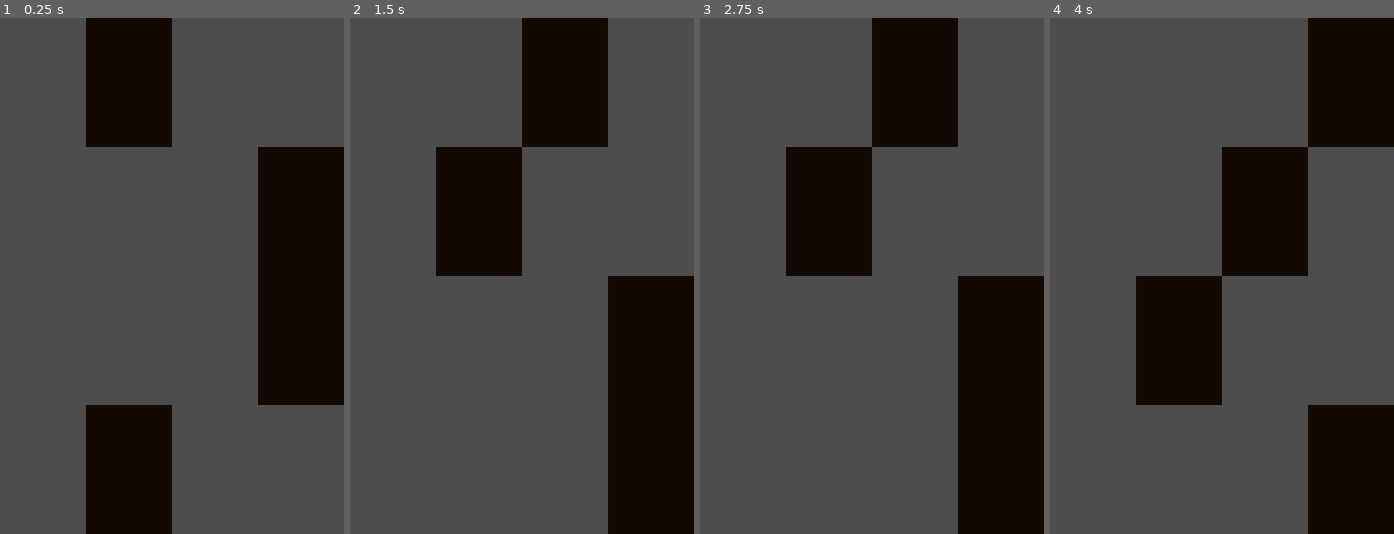
Above: before the commit, frames 1-4 (left to right).
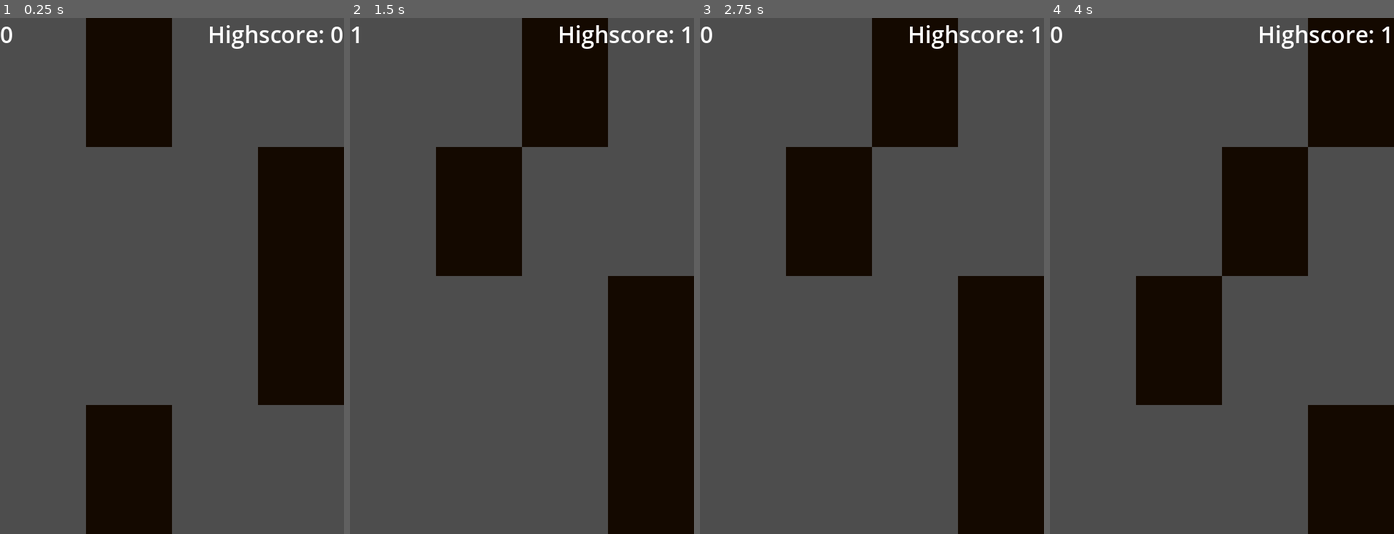
Above: after the commit, the same moments.

Repository: mariusz-tang/godot-piano-tiles
Game: Godot game, scene res://scenes/main.tscn
The game is run twice, just before and just after one commit, with the same random seed, the same clock (stepped at 60 frames per second) and the same inputs.
Inputs:
- Up to frame 1 (0.25 s): no input
- Up to frame 2 (1.5 s): tap Enter at 0.5 s; tap D (tile_1) at 0.6 s; tap Space at 1.25 s; tap F (tile_2) at 1.35 s
- Up to frame 3 (2.75 s): tap Enter at 2 s; tap J (tile_3) at 2.1 s
- Up to frame 4 (4 s): tap Space at 2.75 s; tap K (tile_4) at 2.85 s; tap Enter at 3.5 s; tap D (tile_1) at 3.6 s

The runs differ from the first frame. In frame 1, 0.6% of the frame differs, in the area x 0-100%, y 1-6%; in frame 2, 0.5%; in frame 3, 0.6%; in frame 4, 0.6%.

Commit message:
Add HUD

Diff:
--- /dev/null
+++ b/scenes/hud.tscn
@@ -0,0 +1,24 @@
+[gd_scene load_steps=2 format=3 uid="uid://ctvns6xnlrd4l"]
+
+[ext_resource type="Script" path="res://scripts/hud.gd" id="1_4caqb"]
+
+[node name="HUD" type="CanvasLayer" node_paths=PackedStringArray("score_label", "highscore_label")]
+script = ExtResource("1_4caqb")
+score_label = NodePath("ScoreLabel")
+highscore_label = NodePath("HighscoreLabel")
+
+[node name="ScoreLabel" type="Label" parent="."]
+offset_right = 40.0
+offset_bottom = 23.0
+theme_override_font_sizes/font_size = 32
+text = "0"
+
+[node name="HighscoreLabel" type="Label" parent="."]
+anchors_preset = 1
+anchor_left = 1.0
+anchor_right = 1.0
+offset_left = -40.0
+offset_bottom = 23.0
+grow_horizontal = 0
+theme_override_font_sizes/font_size = 32
+text = "Highscore: 0"
--- a/scenes/main.tscn
+++ b/scenes/main.tscn
@@ -1,8 +1,12 @@
-[gd_scene load_steps=3 format=3 uid="uid://fa0edikoop75"]
+[gd_scene load_steps=4 format=3 uid="uid://fa0edikoop75"]
 
 [ext_resource type="Script" path="res://scripts/main.gd" id="1_5pbcg"]
 [ext_resource type="PackedScene" uid="uid://bqie7hqdh176r" path="res://scenes/tile.tscn" id="2_jldo6"]
+[ext_resource type="PackedScene" uid="uid://ctvns6xnlrd4l" path="res://scenes/hud.tscn" id="3_6uwua"]
 
-[node name="Main" type="Node"]
+[node name="Main" type="Node" node_paths=PackedStringArray("_hud")]
 script = ExtResource("1_5pbcg")
+_hud = NodePath("HUD")
 _tile_scene = ExtResource("2_jldo6")
+
+[node name="HUD" parent="." instance=ExtResource("3_6uwua")]
--- /dev/null
+++ b/scripts/hud.gd
@@ -0,0 +1,10 @@
+class_name HUD
+extends CanvasLayer
+
+@export var score_label: Label
+@export var highscore_label: Label
+
+
+func update_scores(score: int, highscore: int) -> void:
+	score_label.text = str(score)
+	highscore_label.text = "Highscore: " + str(highscore)
--- a/scripts/main.gd
+++ b/scripts/main.gd
@@ -7,6 +7,7 @@
 const _TILE_WIDTH: int = 120
 const _TILE_ACTIONS: Array[String] = ["tile_1", "tile_2", "tile_3", "tile_4"]
 
+@export var _hud: HUD
 @export var _tile_scene: PackedScene
 
 var _tiles: Array[Tile] = []
@@ -15,12 +16,15 @@
 	get:
 		return _score
 	set(value):
-		score_changed.emit(value)
 		_score = value
+		_highscore = max(value, _highscore)
+		score_changed.emit(value, _highscore)
+var _highscore: int = 0
 
 
 func _ready() -> void:
 	_generate_initial_tiles()
+	score_changed.connect(_hud.update_scores)
 
 
 func _input(event: InputEvent) -> void:
